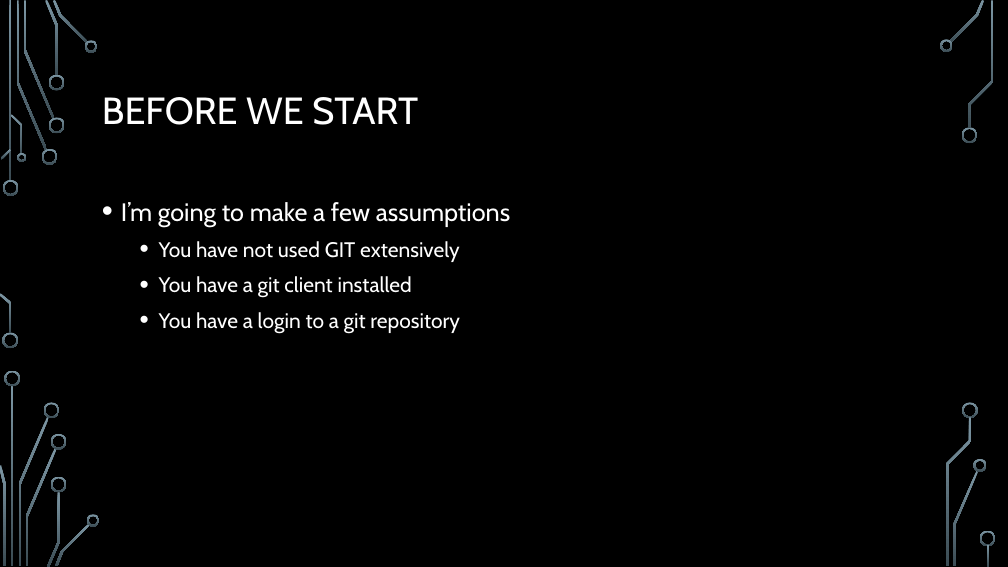
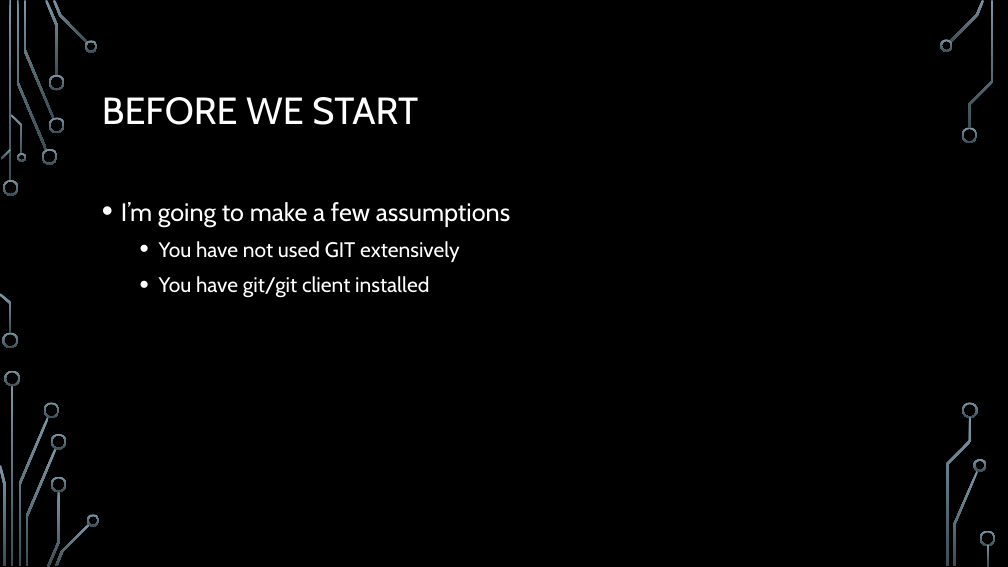
Before and after one commit to armentpau/PWSHMilwaukee, a slide deck: slide 2 of 2018/Oct 2 - 2018 - Git Essentials/GitEssentials.pptx. Drawn at 1008x567 pixels with LibreOffice and Linux fonts; fonts in the diff are those of the drawing; background and template pictures are left out. Boxes give left, top, right and bottom in pixels: in the first picture for what was removed or moved away, otherwise in the second. Text is boxed around its words. In the diff, an @@ line names an element or a change of style, - is before the commit and + after.

Commit message:
Adding updated PPT file

```diff
--- a/2018/Oct 2 - 2018 - Git Essentials/GitEssentials.pptx
+++ b/2018/Oct 2 - 2018 - Git Essentials/GitEssentials.pptx
@@ text at (x1=159, y1=276, x2=429, y2=298): text changed @@
-  • You have a git client installed
-  • You have a login to a git repository
+  • You have git/git client installed
```
Also in this commit, not shown: 3 slides added.
